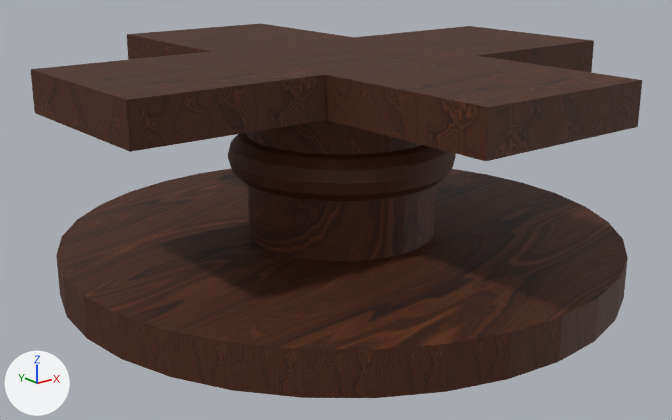
What one commit did to the FBX model Assets/Meshes/cross.fbx.
Camera for both pictures: a camera (50 mm lens) standing at (-1.296, -1.6, 0.75) and looking at (-0.03, -0.017, 0.117). Every picture has the same lights, and +X, +Y and +Z are marked at lower left. Vertices at the same position are counted once.

The first picture shows 'Cross'.
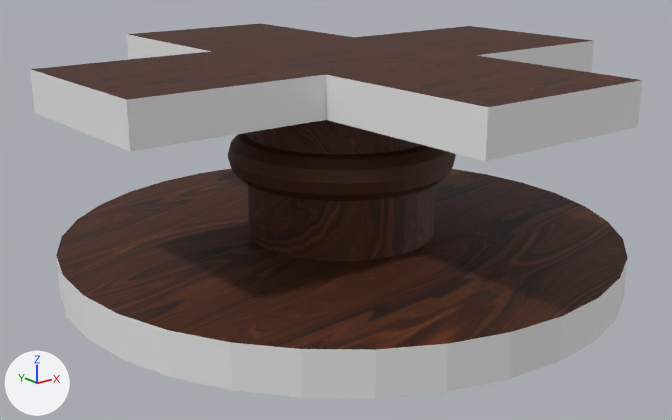
Location of each change, (x1, y1, x2, y2) in pixels of the pictures (672 x 420 px):
part 1 of me_circle, recoloured (brown to grey): (30, 34, 642, 398) in both

The change, as a diff of the scene's bpy script:
```diff
--- a/Assets/Meshes/cross.fbx.py
+++ b/Assets/Meshes/cross.fbx.py
@@ mat_outline @@
+mat_outline = principled_material('outline')
+mat_outline.base_color = (0.8, 0.8, 0.8)  # white #e7e7e7
+mat_outline.roughness = 0.69
@@ me_circle @@
 me_circle.from_pydata(...)  # 800 vertices, 700 faces; spans x -0.638..0.638, y -0.638..0.638, z -0.03..0.468
 # used by ob_cross; location = (0.0, 0.0, 0.0)
+# me_circle part 1: 44 of the faces centred in x -0.632..0.632, y -0.632..0.632, z 0.015..0.424 switch from mat_cross (picture img_wood_jpg) to mat_outline (white #e7e7e7)
```
